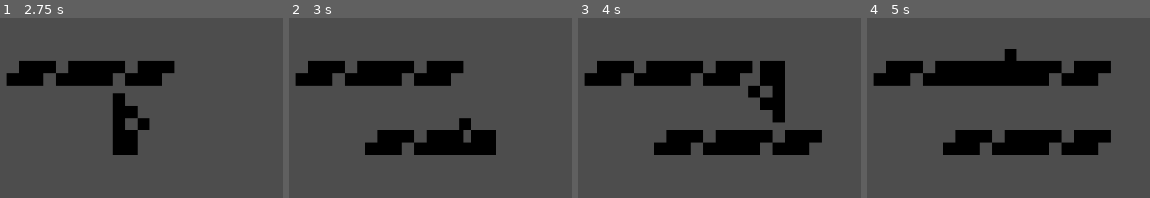
Above: before the commit, frames 1-4 (left to right).
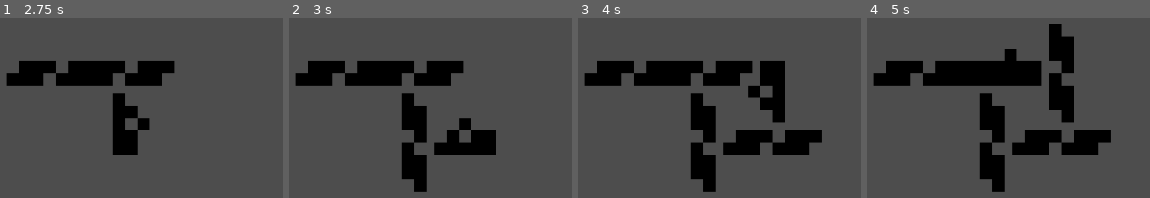
Above: after the commit, the same moments.

Repository: Vexcenot/SnakeRemastered
Game: Godot game, scene res://scenes scripts/main.tscn
Same seed, same stepped clock (60 frames per second), same inputs: the game is played once before the commit and once after it.
Inputs:
- Up to frame 1 (2.75 s): tap Enter at 0.5 s; hold Right (ui_right) 0.53-1.28 s; hold Space (action) 0.53-1.28 s; hold Down (ui_down) 1.28-2.03 s; tap Space (action) at 1.35, 2.3 s; hold Right (ui_right) from 2.03 s (still down); hold Shift (action2) from 2.03 s (still down)
- Up to frame 2 (3 s): tap Enter at 2.75 s; release Right (ui_right) at 2.78 s; release Shift (action2) at 2.78 s; hold Up (ui_up) from 2.78 s (still down); tap Space (action) at 2.85 s
- Up to frame 3 (4 s): tap Space (action) at 3.5 s; release Up (ui_up) at 3.53 s; hold Left (ui_left) from 3.53 s (still down); hold Space (action) from 3.53 s (still down)
- Up to frame 4 (5 s): keep holding Left (ui_left); tap Enter at 4.25 s; release Space (action) at 4.28 s; tap Shift (action2) at 4.35 s; tap Space (action) at 4.55 s

Frame 1 is identical in both runs. In frame 2, 6.5% of the frame differs, in the area x 26-62%, y 41-97%; in frame 3, 6.4%; in frame 4, 12%, in the area x 26-87%, y 3-97%.

Commit message:
added turning directions for tail

Diff:
--- a/scenes scripts/player.gd
+++ b/scenes scripts/player.gd
@@ -18,7 +18,6 @@
 func _ready() -> void:
 	move()
 
-
 func _process(delta: float) -> void:
 	# tick timer
 	time += delta
@@ -33,16 +32,16 @@
 	# append move orders (only if not reversing)
 	if moveOrders.size() < 4 && !reversing:
 		if event.is_action_pressed("ui_up"):
-			if moveOrders.size() == 0 || moveOrders.back() != up:
+			if moveOrders.back() != up:
 				moveOrders.append(up)
 		if event.is_action_pressed("ui_down"):
-			if moveOrders.size() == 0 || moveOrders.back() != down:
+			if moveOrders.back() != down:
 				moveOrders.append(down)
 		if event.is_action_pressed("ui_left"):
-			if moveOrders.size() == 0 || moveOrders.back() != left:
+			if moveOrders.back() != left:
 				moveOrders.append(left)
 		if event.is_action_pressed("ui_right"):
-			if moveOrders.size() == 0 || moveOrders.back() != right:
+			if moveOrders.back() != right:
 				moveOrders.append(right)
 		# debug
 	if event.is_action_pressed("action"):
@@ -72,6 +71,28 @@
 		# Ensure we have enough history
 		if posIndex >= 0:
 			tailSegments[i].global_position = positions[posIndex]
+
+			# NEW CODE: UPDATE TAIL SEGMENT DIRECTION BASED ON DIRECTION HISTORY
+			# Get the direction from history for this tail segment's position
+			var dirIndex = directionHistory.size() - 1 - stepsAgo
+			if dirIndex >= 0:
+				var segmentDirection = directionHistory[dirIndex]
+
+				# Apply rotation and flip based on direction
+				match segmentDirection:
+					up:
+						tailSegments[i].get_node("SmolSnake").rotation = deg_to_rad(-90)
+						tailSegments[i].get_node("SmolSnake").flip_h = false
+					down:
+						tailSegments[i].get_node("SmolSnake").rotation = deg_to_rad(90)
+						tailSegments[i].get_node("SmolSnake").flip_h = false
+					left:
+						tailSegments[i].get_node("SmolSnake").rotation = 0
+						tailSegments[i].get_node("SmolSnake").flip_h = true
+					right:
+						tailSegments[i].get_node("SmolSnake").rotation = 0
+						tailSegments[i].get_node("SmolSnake").flip_h = false
+			# END NEW CODE
 
 # takes move orders and moves the player every tick
 func move():
@@ -137,6 +158,14 @@
 		positions.append(global_position)
 		directionHistory.append(direction)
 
+	# NEW CODE: LIMIT DIRECTION HISTORY TO MATCH POSITIONS HISTORY
+	# Keep direction history in sync with positions history
+	# If we're limiting positions, we should also limit directionHistory
+	# (Uncomment if you uncomment the positions limiting code below)
+	#if directionHistory.size() > positions.size():
+		#directionHistory.remove_at(0)
+	# END NEW CODE
+
 	# NEW: Optional: Limit position history to avoid memory issues
 	# Keep enough positions for all tail segments plus a buffer
 	#var maxPositions = tailSegments.size() + 10
